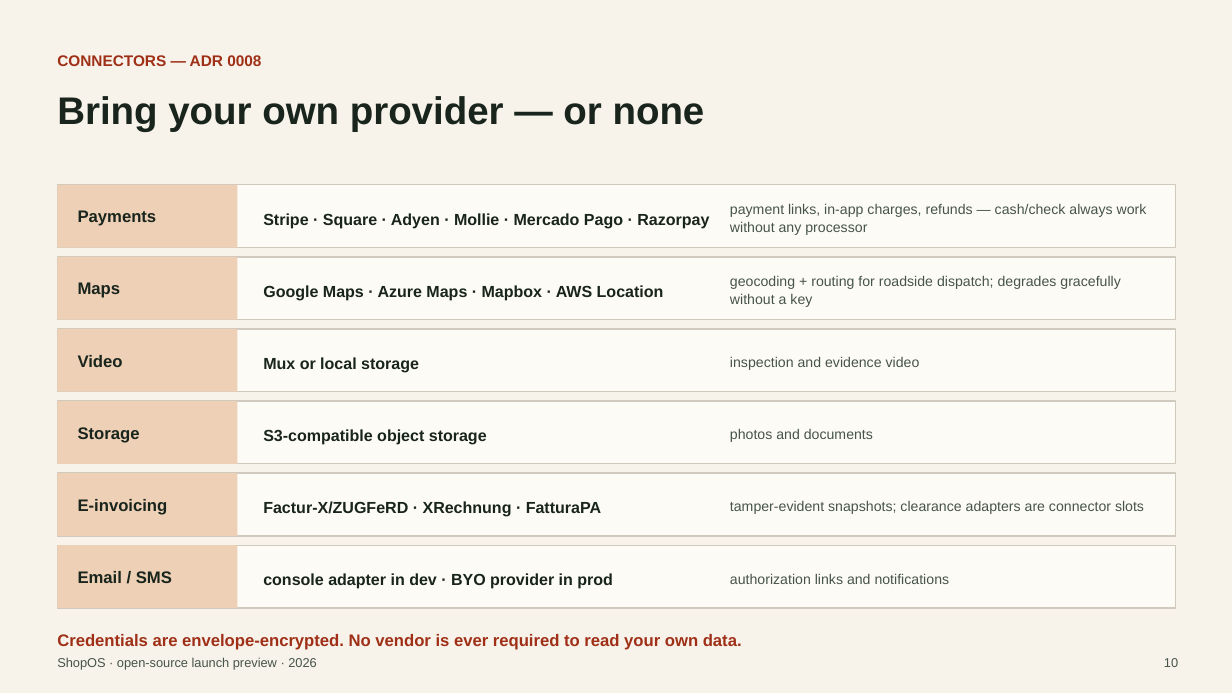
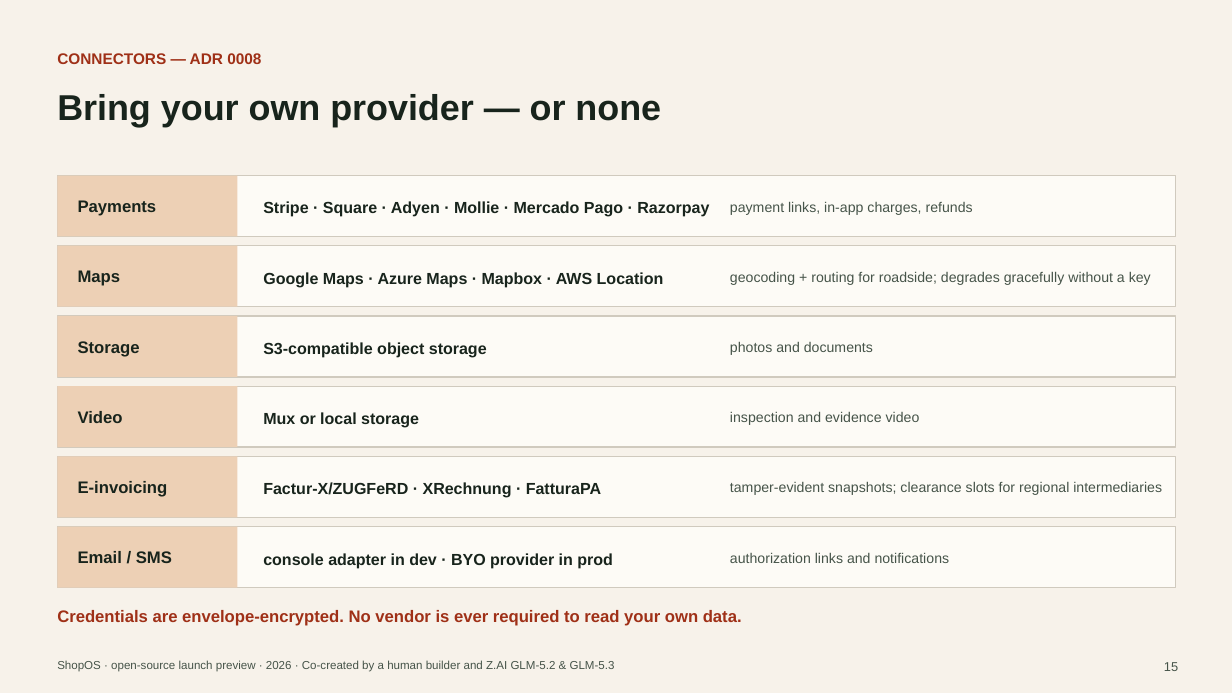
Before and after one commit to JayQuattro/ShopOS, a slide deck: slide 15 of docs/ShopOS-launch-deck.pptx (slide 10 before the commit). Drawn at 1232x693 pixels with LibreOffice and Linux fonts; fonts in the diff are those of the drawing. Boxes give left, top, right and bottom in pixels: in the first picture for what was removed or moved away, otherwise in the second. Text is boxed around its words. In the diff, an @@ line names an element or a change of style, - is before the commit and + after.

Commit message:
Expand launch deck to full 22-slide walkthrough
Covers the whole docs set: vision, features (lifecycle, estimating,
authorization, DVI, parts, billing, international, beyond-the-bay),
platform and architecture (27 modules, 18 ADRs), connectors, a themes
slide rendered from the real warm/light/dark/dusk OKLCH tokens with the
customization surface and roadmap, near-term and big-bet roadmap slides,
deployment, quickstart, and the feedback ask. Adds co-creation
attribution (human + Z.AI GLM-5.2 & 5.3) to the title, footers, and
closing slide.

```diff
--- a/docs/ShopOS-launch-deck.pptx
+++ b/docs/ShopOS-launch-deck.pptx
@@ text "Bring your own provider — ..." at (57, 94, 661, 126): size 30 to 28 pt @@
@@ text at (730, 201, 973, 215): text changed @@
-payment links, in-app charges, refunds — cash/check always work without any processor
+payment links, in-app charges, refunds
@@ 4 texts, 4 rectangles: place and size @@
-4 texts, 4 rectangles at (57, 185, 1176, 320)
+4 texts, 4 rectangles at (57, 176, 1176, 307)
@@ text at (730, 271, 1151, 285): text changed @@
-geocoding + routing for roadside dispatch; degrades gracefully without a key
+geocoding + routing for roadside; degrades gracefully without a key
@@ 3 texts: place and size @@
-3 texts at (78, 427, 873, 445)
+3 texts at (78, 341, 873, 358)
@@ 3 texts: place and size @@
-3 texts at (78, 355, 920, 373)
+3 texts at (78, 411, 920, 428)
@@ 6 rectangles: place and size @@
-6 rectangles at (57, 329, 1176, 536)
+6 rectangles at (57, 316, 1176, 518)
@@ text at (730, 481, 1162, 495): text changed @@
-tamper-evident snapshots; clearance adapters are connector slots
+tamper-evident snapshots; clearance slots for regional intermediaries
@@ 5 texts, 2 rectangles: place and size @@
-5 texts, 2 rectangles at (57, 499, 1176, 608)
+5 texts, 2 rectangles at (57, 481, 1176, 588)
@@ text "Credentials are envelope-encrypted. No vendor ...": place and size @@
-text "Credentials are envelope-encrypted. No vendor ..." at (57, 634, 742, 650)
+text "Credentials are envelope-encrypted. No vendor ..." at (57, 610, 742, 626)
@@ text at (57, 660, 615, 672): text changed; size 10 to 9 pt @@
-ShopOS · open-source launch preview · 2026
+ShopOS · open-source launch preview · 2026 · Co-created by a human builder and Z.AI GLM-5.2 & GLM-5.3
@@ text at (1164, 662, 1178, 671): text changed @@
-10
+15
```
Also in this commit, not shown: 10 other slides changed, 11 slides added, 1 slide removed.
